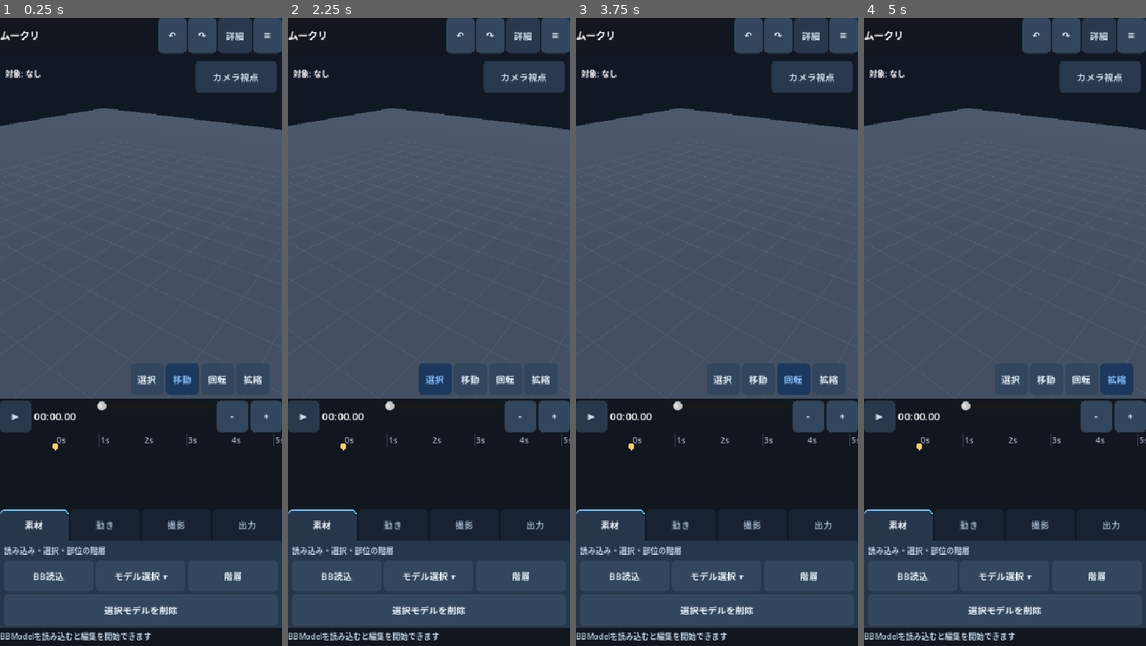
Above: before the commit, frames 1-4 (left to right).
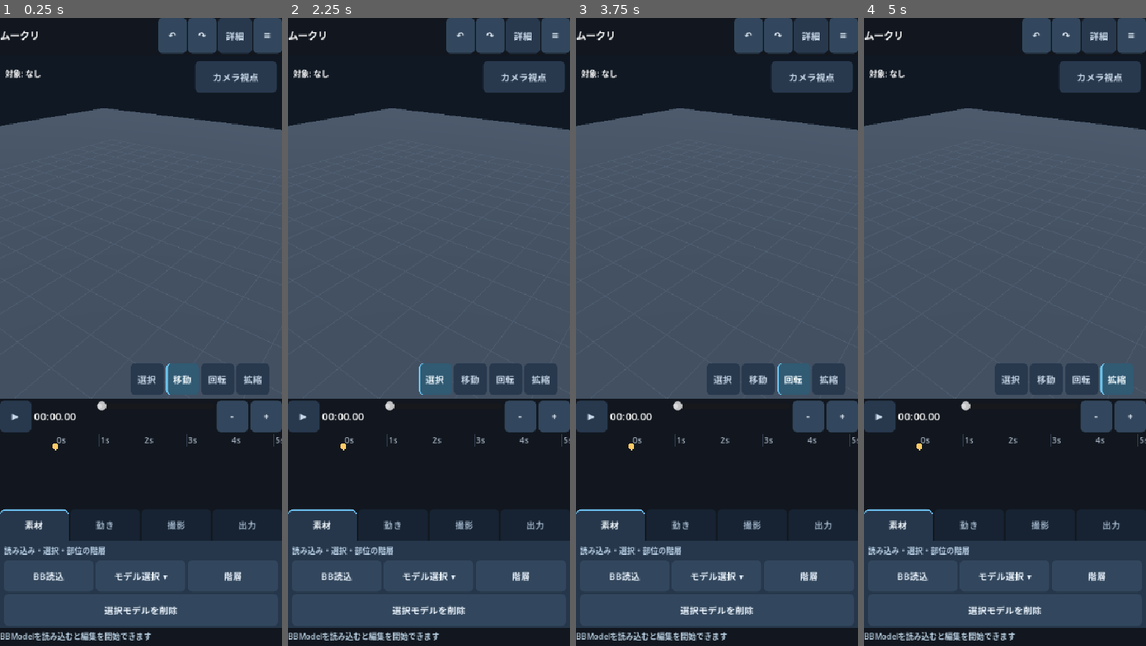
Above: after the commit, the same moments.

Repository: shejklgaia-png/movie_creater
Game: Godot game, scene res://scenes/editor.tscn
Same seed, same stepped clock (60 frames per second), same inputs: the game is played once before the commit and once after it.
Inputs:
- Up to frame 1 (0.25 s): no input
- Up to frame 2 (2.25 s): click "カメラ視点" at 0.5 s; click "編集視点" at 1.25 s; click "選択" at 2 s
- Up to frame 3 (3.75 s): click "移動" at 2.75 s; click "回転" at 3.5 s
- Up to frame 4 (5 s): click "拡縮" at 4.25 s

The runs differ from the first frame. In frame 1, 0.7% of the frame differs, in the area x 48-93%, y 55-60%; in frame 2, 0.7%; in frame 3, 0.7%; in frame 4, 0.7%.

Commit message:
feat(ui): show selected states for 3D tools, recording, playback, preview camera and workspace

Diff:
--- a/scripts/editor.gd
+++ b/scripts/editor.gd
@@ -177,6 +177,7 @@
     redo_button.tooltip_text = "関節編集のみやり直し"
     workspace_button = _make_button(header, "詳細", _toggle_workspace)
     workspace_button.custom_minimum_size = Vector2(52, 48)
+    workspace_button.toggle_mode = true
     workspace_button.add_theme_font_size_override("font_size", 13)
     workspace_button.tooltip_text = "基本編集と関節・キーフレームの詳細編集を切り替え"
     var file_button := _make_button(header, "≡", _open_file_menu)
@@ -213,6 +214,7 @@
     camera_view_button.custom_minimum_size = Vector2(125, 48)
     camera_view_button.tooltip_text = "カメラ視点へ切り替え"
     camera_view_button.focus_mode = Control.FOCUS_NONE
+    camera_view_button.toggle_mode = true
     _ui_paint_button(camera_view_button, "tool", false)
 
     # Always-on modeling tools in the lower-right corner of the 3D preview.
@@ -264,6 +266,7 @@
     var playback := HBoxContainer.new()
     dock.add_child(playback)
     play_button = _make_button(playback, "▶", _toggle_play)
+    play_button.toggle_mode = true
     _ui_paint_button(play_button, "tool", false)
     clock_label = Label.new()
     clock_label.text = "00:00.00"
@@ -392,6 +395,7 @@
     motion_button = _category_action(motion_row, "＋アニメ配置", _open_motion_picker)
     motion_button.tooltip_text = "読み込んだモデルのアニメーションをタイムラインに追加"
     pose_record_button = _category_action(motion_row, "◆ポーズOFF", _toggle_pose_record)
+    pose_record_button.toggle_mode = true
     pose_record_button.tooltip_text = "ON: 選択関節の操作を現在時刻にキーフレーム記録"
     var animation_hint := Label.new()
     animation_hint.text = "バーをタップして再生範囲・使用関節を編集"
@@ -479,6 +483,7 @@
 func _refresh_workspace() -> void:
     if workspace_button != null:
         workspace_button.text = "基本" if motion_workspace else "詳細"
+        workspace_button.set_pressed_no_signal(motion_workspace)
         _ui_paint_button(workspace_button, "tool", motion_workspace)
     if category_buttons.has("変形"):
         (category_buttons["変形"] as Control).visible = motion_workspace
@@ -1745,6 +1750,8 @@
         part_label.show()
         for tool_button in transform_buttons:
             tool_button.show()
+    camera_view_button.set_pressed_no_signal(shot_preview)
+    _ui_paint_button(camera_view_button, "tool", shot_preview)
     _update_gizmo()
 
 func _copy_editor_to_shot() -> void:
@@ -2216,7 +2223,9 @@
     for index in range(transform_buttons.size()):
         var button: Button = transform_buttons[index]
         var button_mode: int = [3, 0, 1, 2][index]
-        button.modulate = Color("#8ecaff") if button_mode == mode_index else Color.WHITE
+        var selected: bool = button_mode == mode_index
+        button.set_pressed_no_signal(selected)
+        _ui_paint_button(button, "tool", selected)
     _update_gizmo()
 
 func _open_part_picker() -> void:
@@ -2263,7 +2272,8 @@
 func _toggle_pose_record() -> void:
     pose_record_mode = not pose_record_mode
     pose_record_button.text = "◆ポーズON" if pose_record_mode else "◆ポーズOFF"
-    pose_record_button.modulate = Color("#ffda83") if pose_record_mode else Color.WHITE
+    pose_record_button.set_pressed_no_signal(pose_record_mode)
+    _ui_paint_button(pose_record_button, "tool", pose_record_mode)
     if pose_record_mode:
         _show_message("ポーズ記録ON：関節を動かすと現在時刻に◆を登録")
     else:
@@ -2958,6 +2968,8 @@
 func _set_playing(value: bool) -> void:
     playing = value
     play_button.text = "Ⅱ" if playing else "▶"
+    play_button.set_pressed_no_signal(playing)
+    _ui_paint_button(play_button, "tool", playing)
 
 func _toggle_play() -> void:
     if not playing and current_time >= DURATION:
